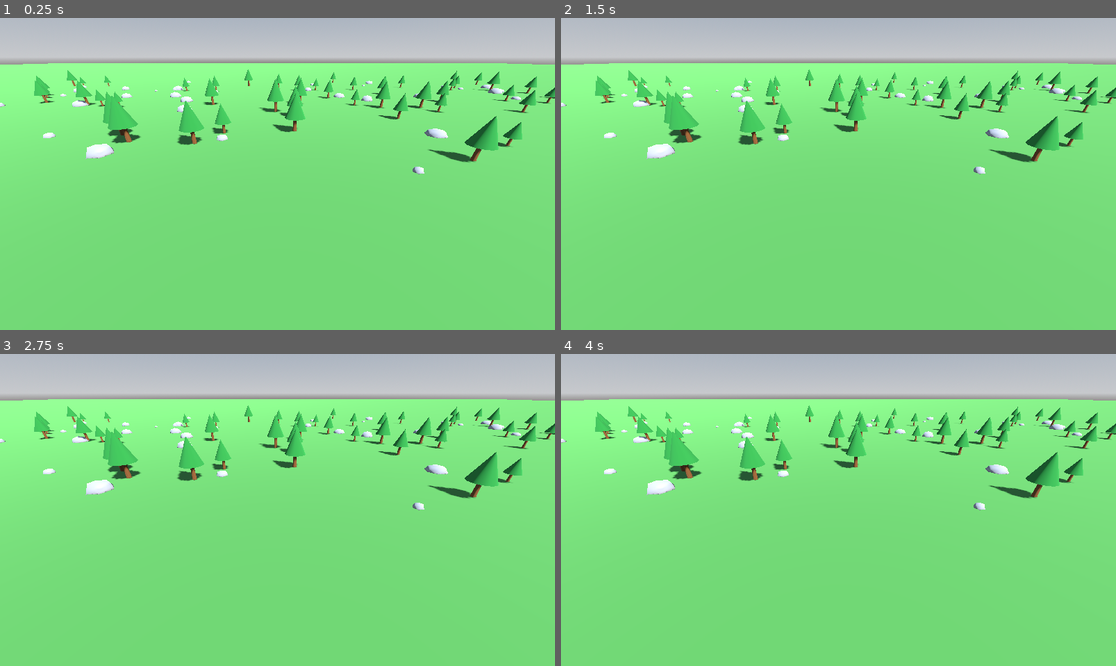
Above: before the commit, frames 1-4 (two rows, left to right).
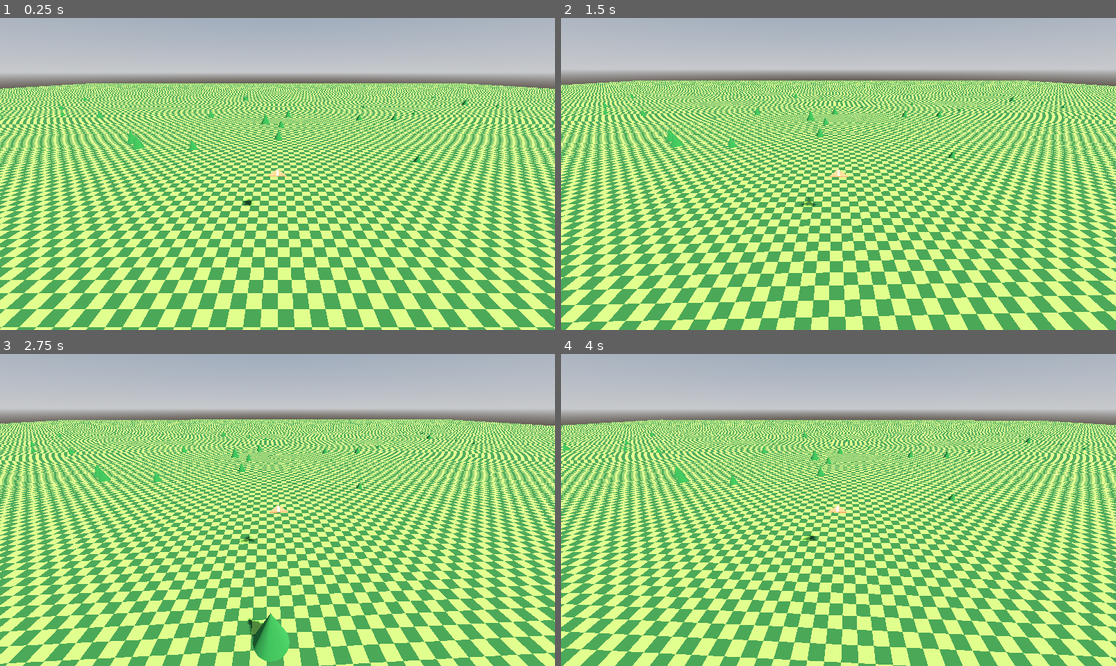
Above: after the commit, the same moments.

Repository: westonkelliher/glider
Game: Godot game, scene res://scenes/main.tscn
Same seed, same stepped clock (60 frames per second), same inputs: the game is played once before the commit and once after it.
Inputs:
- Up to frame 1 (0.25 s): no input
- Up to frame 2 (1.5 s): tap Enter (ui_accept) at 0.5, 0.6, 0.77, 1.07, 1.35 s; hold D (move_right, bound only after the commit) 0.53-1.28 s; hold S (move_back, bound only after the commit) from 1.28 s (still down)
- Up to frame 3 (2.75 s): tap Enter (ui_accept) at 1.52, 1.82, 2.1 s; release S (move_back, bound only after the commit) at 2.03 s; hold D (move_right, bound only after the commit) from 2.03 s (still down)
- Up to frame 4 (4 s): release D (move_right, bound only after the commit) at 2.78 s; hold W (move_forward, bound only after the commit) 2.78-3.53 s; tap Enter (ui_accept) at 2.85, 3.02, 3.32, 3.6, 3.77 s; hold A (move_left, bound only after the commit) from 3.53 s (still down)

The runs differ from the first frame. In frame 1, 86% of the frame differs, in the area x 0-100%, y 13-100%; in frame 2, 86%; in frame 3, 86%; in frame 4, 86%.

Commit message:
Camera follow with physics interpolation, world-space checker floor, editor-preview props
Co-Authored-By: Claude Opus 4.8 <noreply@anthropic.com>

Diff:
--- /dev/null
+++ b/environment/floor.tscn
@@ -0,0 +1,48 @@
+[gd_scene format=3 uid="uid://cjvqn1xv182j4"]
+
+[sub_resource type="WorldBoundaryShape3D" id="WorldBoundaryShape3D_ryoud"]
+
+[sub_resource type="Shader" id="Shader_1eb4u"]
+code = "shader_type spatial;
+
+// World-space checkerboard on the X,Z plane. 1m x 1m squares.
+// Pattern is keyed to world coords (via MODEL_MATRIX), so it stays
+// aligned to the world grid regardless of mesh placement, and Y is
+// ignored -- terrain slopes stretch the squares in 3D.
+
+uniform vec3 light_green : source_color = vec3(1,1,1);
+uniform vec3 dark_green : source_color = vec3(0.15, 0.35, 0.15);
+uniform float square_size = 1.0;
+
+varying vec3 world_pos;
+
+void vertex() {
+	world_pos = (MODEL_MATRIX * vec4(VERTEX, 1.0)).xyz;
+}
+
+void fragment() {
+	vec2 cell = floor(world_pos.xz / square_size);
+	float checker = mod(cell.x + cell.y, 2.0);
+	ALBEDO = mix(dark_green, light_green, checker);
+}
+"
+
+[sub_resource type="ShaderMaterial" id="ShaderMaterial_cgngl"]
+render_priority = 0
+shader = SubResource("Shader_1eb4u")
+shader_parameter/light_green = Color(0.5, 0.7, 0.27, 1)
+shader_parameter/dark_green = Color(0.15, 0.35, 0.15, 1)
+shader_parameter/square_size = 1.0
+
+[sub_resource type="PlaneMesh" id="PlaneMesh_wd3ws"]
+material = SubResource("ShaderMaterial_cgngl")
+size = Vector2(500, 500)
+
+[node name="Floor" type="StaticBody3D" unique_id=1291254760]
+
+[node name="Shape" type="CollisionShape3D" parent="." unique_id=1898934245]
+shape = SubResource("WorldBoundaryShape3D_ryoud")
+
+[node name="Mesh" type="MeshInstance3D" parent="." unique_id=922797180]
+transform = Transform3D(1, 0, 0, 0, 1, 0, 0, 0, 1, 1.8520374, 4.76807, -14.119179)
+mesh = SubResource("PlaneMesh_wd3ws")
--- a/scripts/world.gd
+++ b/environment/world.gd
@@ -1,13 +1,29 @@
+@tool
 extends Node3D
 ## Procedurally scatters trees (cylinder trunk + cone foliage) and rocks
 ## (low-poly spheres embedded in the ground) across the floor plane.
+## Runs in the editor too (@tool); spawned nodes are runtime-only (no owner),
+## so they preview live but are never baked into the scene file.
 
-@export var area_size: float = 200.0
-@export var tree_count: int = 120
-@export var rock_count: int = 80
-@export var rng_seed: int = 1337
+@export var area_size: float = 200.0:
+	set(v): area_size = v; _regenerate()
+@export var tree_count: int = 120:
+	set(v): tree_count = v; _regenerate()
+@export var rock_count: int = 80:
+	set(v): rock_count = v; _regenerate()
+@export var rng_seed: int = 1337:
+	set(v): rng_seed = v; _regenerate()
 
 func _ready() -> void:
+	_regenerate()
+
+func _regenerate() -> void:
+	if not is_inside_tree():
+		return
+	# Clear previously generated children before re-scattering.
+	for child in get_children():
+		remove_child(child)
+		child.queue_free()
 	var rng := RandomNumberGenerator.new()
 	rng.seed = rng_seed
 	_scatter(rng, tree_count, _make_tree)
--- a/icon.svg
+++ /dev/null
@@ -1 +0,0 @@
-<svg xmlns="http://www.w3.org/2000/svg" width="128" height="128" viewBox="0 0 128 128"><rect width="128" height="128" rx="20" fill="#3a7d2c"/><path d="M24 88 L64 36 L104 88 Z" fill="#e8f0d8"/><path d="M44 88 L64 60 L84 88 Z" fill="#3a7d2c"/></svg>
--- a/project.godot
+++ b/project.godot
@@ -1,5 +1,10 @@
 ; Engine configuration file.
-; Glider
+; It's best edited using the editor UI and not directly,
+; since the parameters that go here are not all obvious.
+;
+; Format:
+;   [section] ; section goes between []
+;   param=value ; assign values to parameters
 
 config_version=5
 
@@ -8,4 +13,46 @@
 config/name="Glider"
 run/main_scene="res://scenes/main.tscn"
 config/features=PackedStringArray("4.6", "Forward Plus")
-config/icon="res://icon.svg"
+
+[debug]
+
+gdscript/warnings/untyped_declaration=2
+
+[display]
+
+window/size/viewport_width=1920
+window/size/viewport_height=1080
+
+[input]
+
+move_left={
+"deadzone": 0.2,
+"events": [Object(InputEventKey,"resource_local_to_scene":false,"resource_name":"","device":-1,"window_id":0,"alt_pressed":false,"shift_pressed":false,"ctrl_pressed":false,"meta_pressed":false,"pressed":false,"keycode":0,"physical_keycode":65,"key_label":0,"unicode":97,"location":0,"echo":false,"script":null)
+]
+}
+move_right={
+"deadzone": 0.2,
+"events": [Object(InputEventKey,"resource_local_to_scene":false,"resource_name":"","device":-1,"window_id":0,"alt_pressed":false,"shift_pressed":false,"ctrl_pressed":false,"meta_pressed":false,"pressed":false,"keycode":0,"physical_keycode":68,"key_label":0,"unicode":100,"location":0,"echo":false,"script":null)
+]
+}
+move_forward={
+"deadzone": 0.2,
+"events": [Object(InputEventKey,"resource_local_to_scene":false,"resource_name":"","device":-1,"window_id":0,"alt_pressed":false,"shift_pressed":false,"ctrl_pressed":false,"meta_pressed":false,"pressed":false,"keycode":0,"physical_keycode":87,"key_label":0,"unicode":119,"location":0,"echo":false,"script":null)
+]
+}
+move_back={
+"deadzone": 0.2,
+"events": [Object(InputEventKey,"resource_local_to_scene":false,"resource_name":"","device":-1,"window_id":0,"alt_pressed":false,"shift_pressed":false,"ctrl_pressed":false,"meta_pressed":false,"pressed":false,"keycode":0,"physical_keycode":83,"key_label":0,"unicode":115,"location":0,"echo":false,"script":null)
+]
+}
+
+[physics]
+
+common/physics_interpolation=true
+
+[rendering]
+
+shader_compiler/shader_cache/enabled=false
+shader_compiler/shader_cache/compress=false
+shader_compiler/shader_cache/use_zstd_compression=false
+shader_compiler/shader_cache/strip_debug.release=false
--- /dev/null
+++ b/scenes/glider_body.tscn
@@ -0,0 +1,35 @@
+[gd_scene format=3 uid="uid://cjhkvk3egmt6j"]
+
+[ext_resource type="Script" uid="uid://daywr6oxhdjft" path="res://scripts/glider_body.gd" id="1_kiolu"]
+
+[sub_resource type="StandardMaterial3D" id="StandardMaterial3D_aylop"]
+albedo_color = Color(0.8784314, 0.6784314, 0.6431373, 1)
+
+[sub_resource type="PrismMesh" id="PrismMesh_qut1m"]
+material = SubResource("StandardMaterial3D_aylop")
+size = Vector3(0.5, 0.2, 1)
+
+[sub_resource type="StandardMaterial3D" id="StandardMaterial3D_260ag"]
+albedo_color = Color(0.64, 0.4581333, 0.288, 1)
+
+[sub_resource type="PrismMesh" id="PrismMesh_1mgfi"]
+material = SubResource("StandardMaterial3D_260ag")
+size = Vector3(1.6, 1.4, 0.1)
+
+[sub_resource type="CylinderShape3D" id="CylinderShape3D_aylop"]
+height = 0.2
+
+[node name="GliderBody" type="CharacterBody3D" unique_id=786574907]
+script = ExtResource("1_kiolu")
+
+[node name="Mesh" type="MeshInstance3D" parent="." unique_id=8097921]
+transform = Transform3D(1, 0, 0, 0, 1, 0, 0, 0, 1, 0, 0.1, 0)
+mesh = SubResource("PrismMesh_qut1m")
+
+[node name="Wing" type="MeshInstance3D" parent="Mesh" unique_id=2131678133]
+transform = Transform3D(1, 0, 0, 0, -4.371139e-08, 1, 0, -1, -4.371139e-08, 0, -0.04, -0.15)
+mesh = SubResource("PrismMesh_1mgfi")
+
+[node name="Shape" type="CollisionShape3D" parent="." unique_id=1877100831]
+transform = Transform3D(1, 0, 0, 0, 1, 0, 0, 0, 1, 0, 0.05, 0)
+shape = SubResource("CylinderShape3D_aylop")
--- a/scenes/main.tscn
+++ b/scenes/main.tscn
@@ -1,12 +1,9 @@
-[gd_scene load_steps=6 format=3 uid="uid://bglider0main00"]
+[gd_scene format=3 uid="uid://bxfnh7s3mhwgd"]
 
-[ext_resource type="Script" path="res://scripts/world.gd" id="1_world"]
-
-[sub_resource type="PlaneMesh" id="PlaneMesh_floor"]
-size = Vector2(1000, 1000)
-
-[sub_resource type="StandardMaterial3D" id="Mat_floor"]
-albedo_color = Color(0.25, 0.45, 0.22, 1)
+[ext_resource type="Script" uid="uid://cnr0jq8ny1tis" path="res://environment/world.gd" id="1_world"]
+[ext_resource type="PackedScene" uid="uid://cjhkvk3egmt6j" path="res://scenes/glider_body.tscn" id="2_0wfyh"]
+[ext_resource type="PackedScene" uid="uid://cjvqn1xv182j4" path="res://environment/floor.tscn" id="3_sugp2"]
+[ext_resource type="Script" uid="uid://bq7m5mll05g3f" path="res://scripts/camera_follow.gd" id="4_camfollow"]
 
 [sub_resource type="ProceduralSkyMaterial" id="Sky_mat"]
 
@@ -20,22 +17,25 @@
 ambient_light_energy = 0.4
 tonemap_mode = 2
 
-[node name="Main" type="Node3D"]
+[node name="Main" type="Node3D" unique_id=2117287303]
 
-[node name="WorldEnvironment" type="WorldEnvironment" parent="."]
+[node name="WorldEnvironment" type="WorldEnvironment" parent="." unique_id=499362538]
 environment = SubResource("Env_res")
 
-[node name="DirectionalLight3D" type="DirectionalLight3D" parent="."]
+[node name="DirectionalLight3D" type="DirectionalLight3D" parent="." unique_id=905326208]
 transform = Transform3D(0.7, -0.5, 0.5, 0, 0.7, 0.7, -0.7, -0.5, 0.5, 0, 80, 0)
 shadow_enabled = true
 
-[node name="Camera3D" type="Camera3D" parent="."]
+[node name="Camera3D" type="Camera3D" parent="." unique_id=1134521825 node_paths=PackedStringArray("target")]
 transform = Transform3D(1, 0, 0, 0, 0.87, 0.5, 0, -0.5, 0.87, 0, 12, 22)
 current = true
+script = ExtResource("4_camfollow")
+target = NodePath("../GliderBody")
 
-[node name="Floor" type="MeshInstance3D" parent="."]
-mesh = SubResource("PlaneMesh_floor")
-material_override = SubResource("Mat_floor")
+[node name="World" type="Node3D" parent="." unique_id=375692207]
+script = ExtResource("1_world")
 
-[node name="World" type="Node3D" parent="."]
-script = ExtResource("1_world")
+[node name="GliderBody" parent="." unique_id=786574907 instance=ExtResource("2_0wfyh")]
+transform = Transform3D(1, 0, 0, 0, 1, 0, 0, 0, 1, 3, 10, 12.590519)
+
+[node name="Floor" parent="." unique_id=1291254760 instance=ExtResource("3_sugp2")]
--- /dev/null
+++ b/scripts/camera_follow.gd
@@ -0,0 +1,43 @@
+extends Camera3D
+## Smooth follow camera.
+##
+## Anti-jitter strategy (see notes at bottom):
+##  - Project has Physics Interpolation enabled, so the engine interpolates
+##    every node's RENDERED transform between physics ticks. This kills the
+##    "render fps != physics fps" stepping that causes jitter.
+##  - Therefore ALL follow logic lives in _physics_process (never _process),
+##    so the camera and its target share the same snapshot timeline and the
+##    engine interpolates them in lockstep.
+##  - On spawn we position the camera, then reset_physics_interpolation() so
+##    it doesn't smear/streak from the origin on the first rendered frame.
+
+@export var target: Node3D
+## World-space offset from the target (behind +Z and above).
+@export var offset: Vector3 = Vector3(0.0, 8.0, 16.0)
+## Higher = snappier follow. Exponential, frame-rate independent.
+@export var follow_sharpness: float = 6.0
+
+func _ready() -> void:
+	if target == null:
+		return
+	global_position = target.global_position + offset
+	look_at(target.global_position, Vector3.UP)
+	# Avoid a one-frame smear from the camera's initial/origin transform.
+	reset_physics_interpolation()
+
+func _physics_process(delta: float) -> void:
+	if target == null:
+		return
+	var desired: Vector3 = target.global_position + offset
+	var t: float = 1.0 - exp(-follow_sharpness * delta)
+	global_position = global_position.lerp(desired, t)
+	look_at(target.global_position, Vector3.UP)
+
+# --- Why this avoids jitter ---
+# Naive follow reads target.global_position in _process() (render rate, e.g.
+# 144 Hz) while the body only moves in _physics_process() (60 Hz). The target
+# is stale for several render frames then jumps a tick's worth -> visible
+# jitter, made worse because the target mesh itself only updates at 60 Hz.
+# Fix: enable Physics Interpolation (engine smooths rendered transforms
+# between ticks) AND drive the camera in _physics_process so it lives on the
+# same tick timeline. reset_physics_interpolation() prevents the startup smear.
--- /dev/null
+++ b/scripts/glider_body.gd
@@ -0,0 +1,37 @@
+extends CharacterBody3D
+
+
+const SPEED = 5.0
+const JUMP_VELOCITY = 4.5
+
+var pot_height := 0.0
+## Pot Height Equation:
+# v1 at h1,ph1 allows us to get to ph1 under g deceleration:
+# dH = v1
+
+
+func _physics_process(delta: float) -> void:
+
+	if pot_height < position.y:
+		pot_height = position.y
+
+	# Add the gravity.
+	if not is_on_floor():
+		velocity += get_gravity() * delta * 0.0
+
+	# Handle jump.
+	if Input.is_action_just_pressed("ui_accept") and is_on_floor():
+		velocity.y = JUMP_VELOCITY
+
+	# Get the input direction and handle the movement/deceleration.
+	# As good practice, you should replace UI actions with custom gameplay actions.
+	var input_dir := Input.get_vector("move_left", "move_right", "move_forward", "move_back")
+	var direction := (transform.basis * Vector3(input_dir.x, 0, input_dir.y)).normalized()
+	if direction:
+		velocity.x = direction.x * SPEED
+		velocity.z = direction.z * SPEED
+	else:
+		velocity.x = move_toward(velocity.x, 0, SPEED)
+		velocity.z = move_toward(velocity.z, 0, SPEED)
+
+	move_and_slide()
Renamed: scripts/world.gd.uid -> environment/world.gd.uid
Not shown, removed: icon.svg.import
Not shown, added: scripts/camera_follow.gd.uid
Not shown, added: scripts/glider_body.gd.uid
